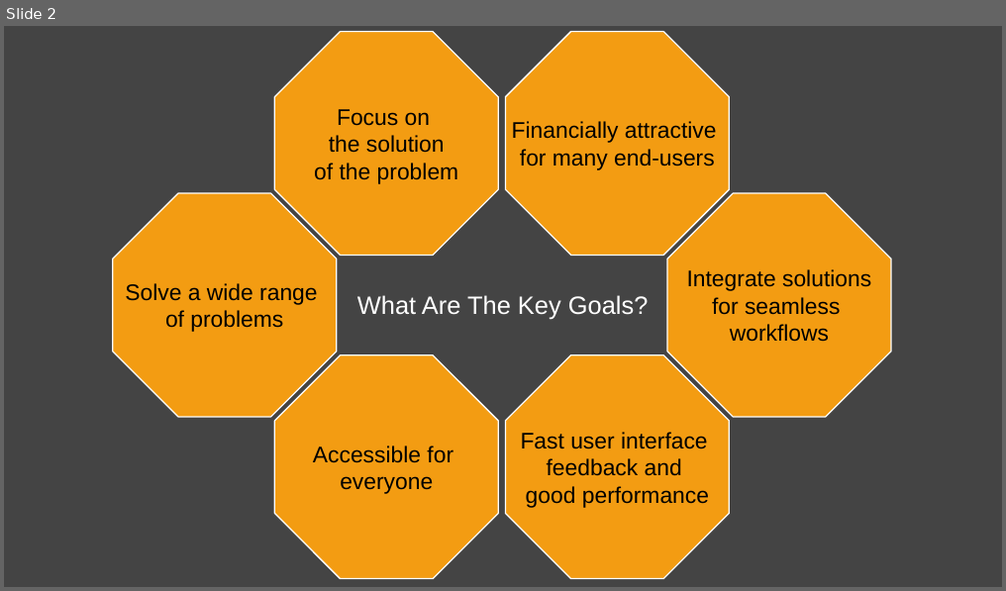
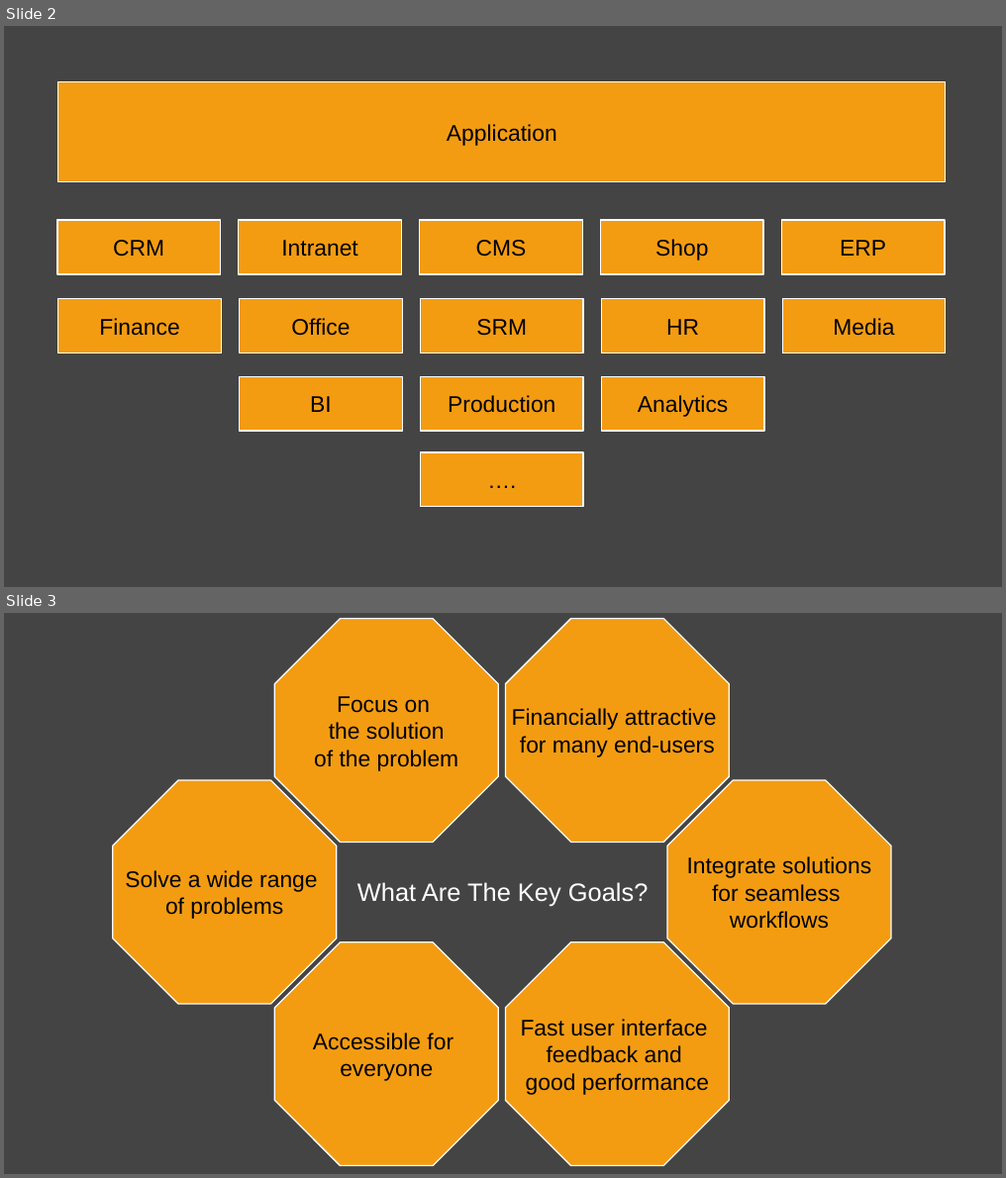
Before and after one commit to Karaka-Management/Organization-Guide, a slide deck: Vlog/1_episode/1_episode_presentation.odp. Shown one above the other, each under a label of ours: slide 2 before the commit, slides 2 and 3 after it. The pictures are 1006x591 and 1006x1178 pixels, drawn with LibreOffice and Linux fonts; fonts in the diff are those of the drawing. Boxes give left, top, right and bottom in pixels: in the first picture for what was removed or moved away, otherwise in the second. Text is boxed around its words. In the diff, an @@ line names an element or a change of style, - is before the commit and + after.

```diff
--- a/Vlog/1_episode/1_episode_presentation.odp
+++ b/Vlog/1_episode/1_episode_presentation.odp
@@ slide 2 added at (4, 26, 1002, 587), background #444444 @@
@@ rectangle added at (58, 82, 945, 181), fill #F39C12, outline #FFFFFF 0.99 pt, 18 pt, text #000000 @@
+Application
@@ rectangle added at (57, 220, 221, 274), fill #F39C12, outline #FFFFFF 0.99 pt, 18 pt, text #000000 @@
+CRM
@@ rectangle added at (239, 220, 402, 274), fill #F39C12, outline #FFFFFF 0.99 pt, 18 pt, text #000000 @@
+Intranet
@@ rectangle added at (420, 220, 582, 274), fill #F39C12, outline #FFFFFF 0.99 pt, 18 pt, text #000000 @@
+CMS
@@ rectangle added at (601, 220, 763, 274), fill #F39C12, outline #FFFFFF 0.99 pt, 18 pt, text #000000 @@
+Shop
@@ rectangle added at (782, 220, 944, 274), fill #F39C12, outline #FFFFFF 0.99 pt, 18 pt, text #000000 @@
+ERP
@@ rectangle added at (58, 298, 222, 353), fill #F39C12, outline #FFFFFF 0.99 pt, 18 pt, text #000000 @@
+Finance
@@ rectangle added at (240, 298, 402, 353), fill #F39C12, outline #FFFFFF 0.99 pt, 18 pt, text #000000 @@
+Office
@@ rectangle added at (421, 298, 583, 353), fill #F39C12, outline #FFFFFF 0.99 pt, 18 pt, text #000000 @@
+SRM
@@ rectangle added at (602, 298, 764, 353), fill #F39C12, outline #FFFFFF 0.99 pt, 18 pt, text #000000 @@
+HR
@@ rectangle added at (783, 298, 945, 353), fill #F39C12, outline #FFFFFF 0.99 pt, 18 pt, text #000000 @@
+Media
@@ rectangle added at (240, 377, 402, 432), fill #F39C12, outline #FFFFFF 0.99 pt, 18 pt, text #000000 @@
+BI
@@ rectangle added at (421, 377, 583, 432), fill #F39C12, outline #FFFFFF 0.99 pt, 18 pt, text #000000 @@
+Production
@@ rectangle added at (602, 377, 764, 432), fill #F39C12, outline #FFFFFF 0.99 pt, 18 pt, text #000000 @@
+Analytics
@@ rectangle added at (421, 453, 583, 507), fill #F39C12, outline #FFFFFF 0.99 pt, 18 pt, text #000000 @@
+….
@@ what was slide 2 is now slide 3 @@
```
Also in this commit, not shown: 1 slide changed.
